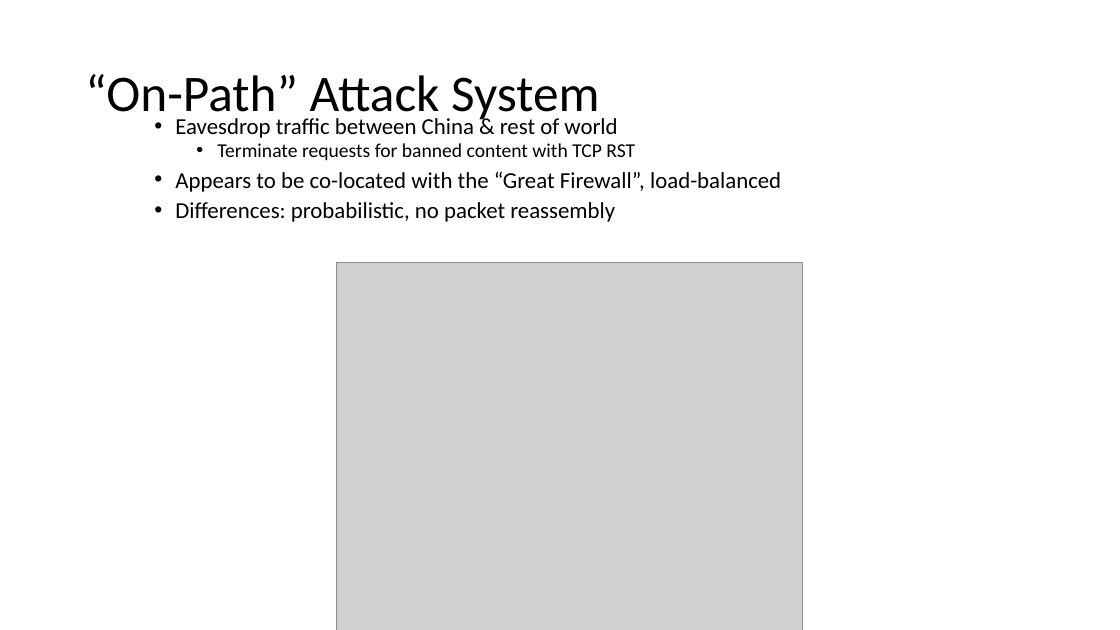
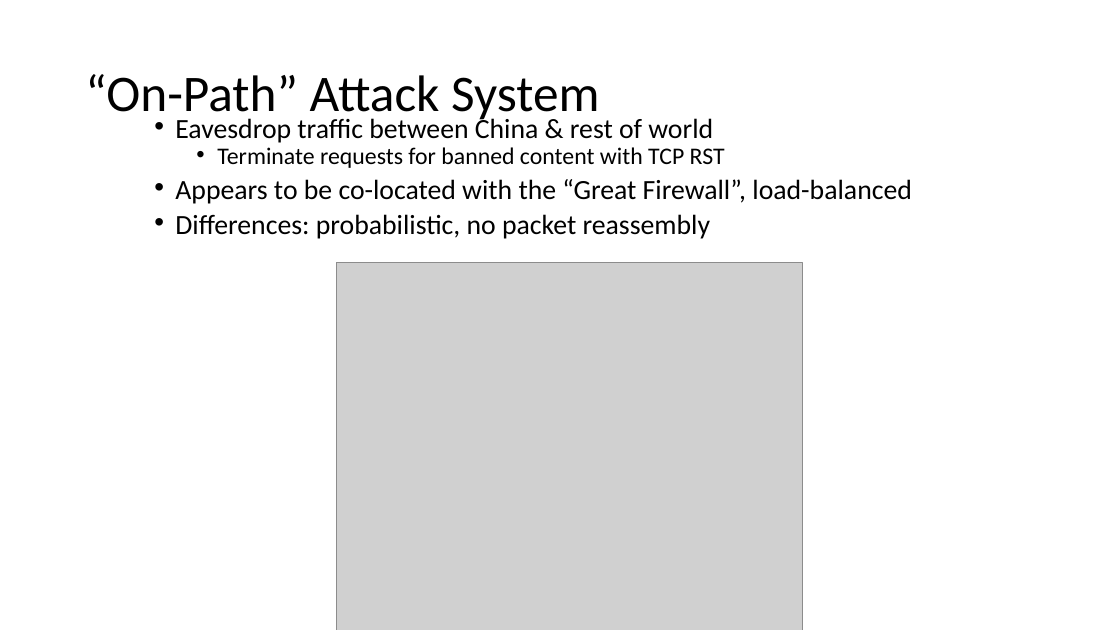
Before and after one commit to noise-lab/censorship-course, a slide deck: slide 34 of lectures/3-Active.pptx (slide 31 before the commit). Drawn at 1120x630 pixels with LibreOffice and Linux fonts; fonts in the diff are those of the drawing; grey boxes stand for pictures. Boxes give left, top, right and bottom in pixels: in the first picture for what was removed or moved away, otherwise in the second. Text is boxed around its words. In the diff, an @@ line names an element or a change of style, - is before the commit and + after.

```diff
--- a/lectures/3-Active.pptx
+++ b/lectures/3-Active.pptx
@@ text "Eavesdrop traffic between China & ..." at (175, 115, 912, 239): size 19.6 to 23.8 pt in "Eavesdrop traffic between China & rest of ...", "Appears to be co-located with the “Great ...", "Differences: probabilistic, no packet reassembly"; size 16.8 to 20.4 pt in "Terminate requests for banned content with TCP ..." @@
```
Also in this commit, not shown: 15 other slides changed, 15 slides added, 1 slide removed, 2 other files.
